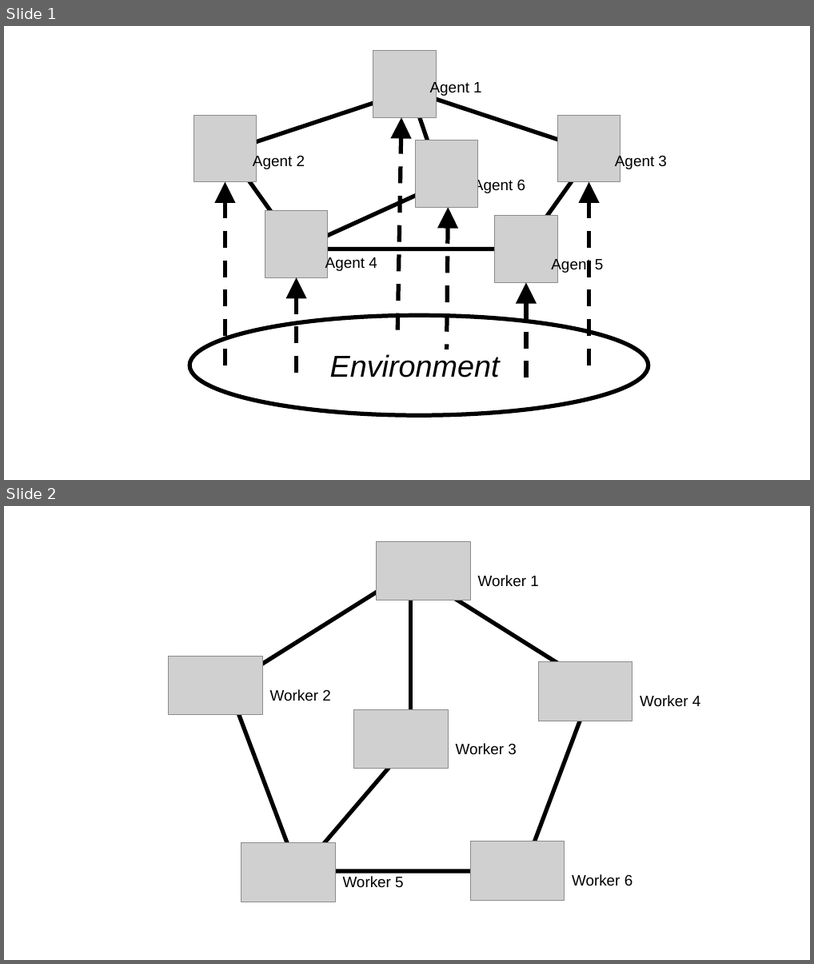
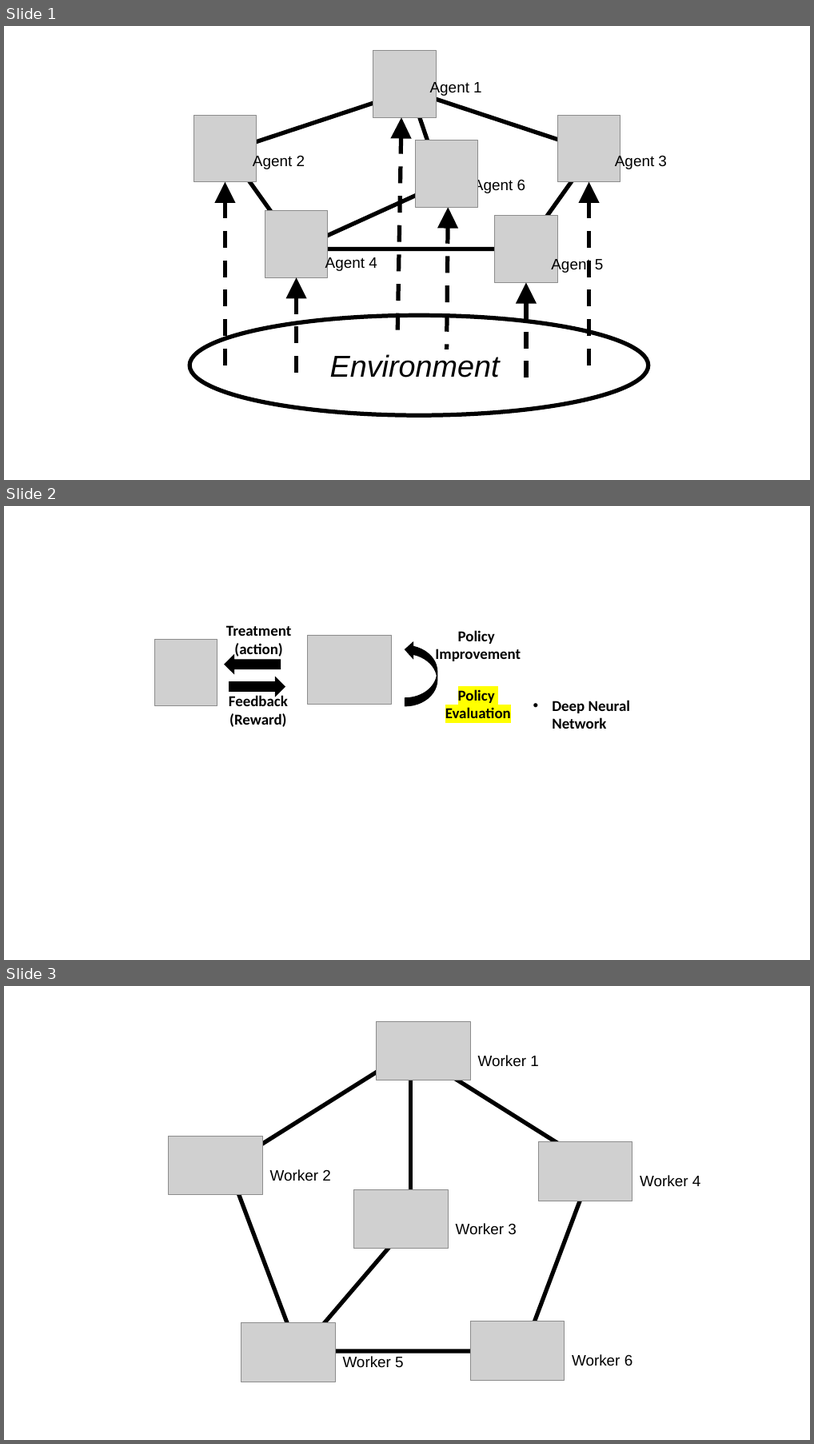
Before and after one commit to xinzhang-nac/xinzhang-nac-old.github.io, a slide deck: images/System.pptx. Shown one above the other, each under a label of ours: slides 1 and 2 before the commit, slides 1, 2 and 3 after it. The pictures are 814x964 and 814x1444 pixels, drawn with LibreOffice and Linux fonts; fonts in the diff are those of the drawing; grey boxes stand for pictures. Boxes give left, top, right and bottom in pixels: in the first picture for what was removed or moved away, otherwise in the second. Text is boxed around its words. In the diff, an @@ line names an element or a change of style, - is before the commit and + after.

```diff
--- a/images/System.pptx
+++ b/images/System.pptx
@@ slide 2 added at <box>4,506,810,960</box>, background #FFFFFF @@
@@ text added at <box>226,625,291,656</box>, 18 pt, text #000000, bold @@
+Treatment
+(action)
@@ picture added at <box>154,639,218,706</box> @@
@@ picture added at <box>308,635,392,704</box> @@
@@ curved up arrow added at <box>406,641,438,706</box>, fill #000000, outline #000000 1 pt @@
@@ text added at <box>435,630,521,664</box>, 18 pt, text #000000, bold @@
+Policy
+Improvement
@@ right arrow added at <box>225,655,281,673</box>, fill #000000, outline #000000 1 pt @@
@@ right arrow added at <box>229,677,285,696</box>, fill #000000, outline #000000 1 pt @@
@@ text added at <box>229,694,288,727</box>, 18 pt, text #000000, bold @@
+Feedback
+(Reward)
@@ text added at <box>446,689,511,718</box>, 18 pt, text #000000, bold @@
+Policy
+Evaluation
@@ text added at <box>552,700,630,728</box>, 18 pt, text #000000, bold @@
+• Deep Neural Network
@@ what was slide 2 is now slide 3 @@
```
Also in this commit, not shown: 7 other slides added, 3 other files.
